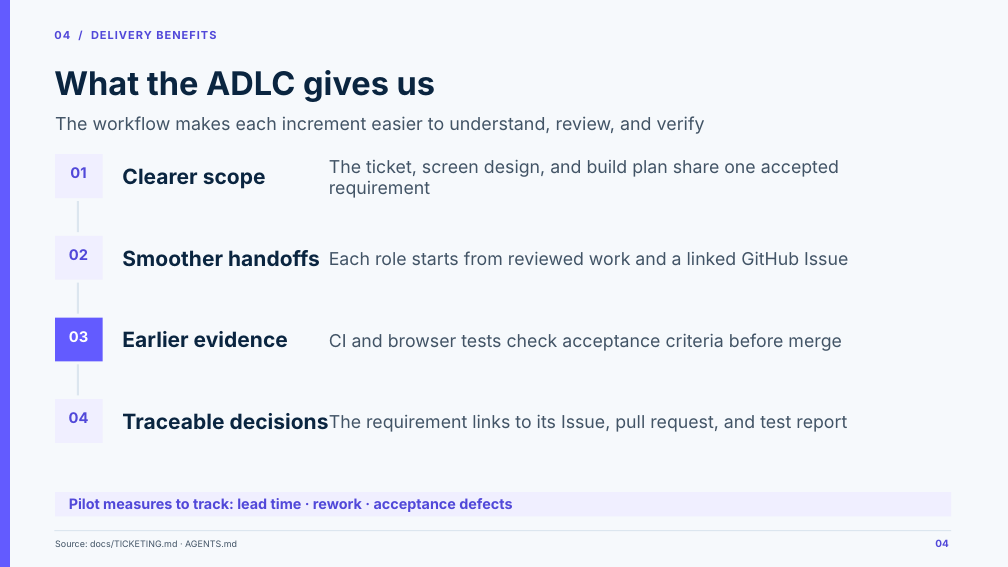
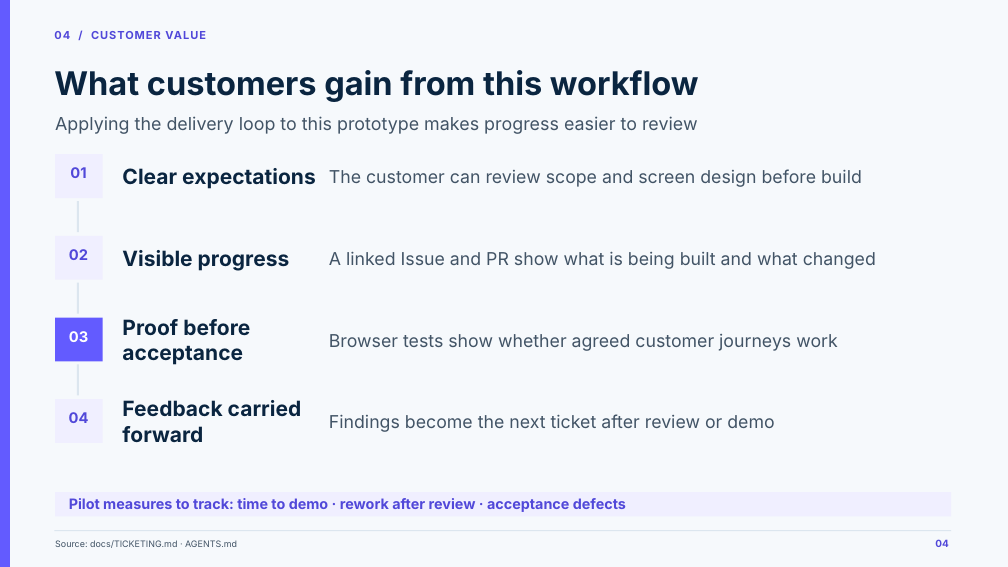
Before and after one commit to Capco-Thailand/i02-policy-endorsement-assistant-agent, a slide deck: slide 4 of artifacts/adlc-sprint-1-six-slides.pptx. Drawn at 1008x567 pixels with LibreOffice and Linux fonts; fonts in the diff are those of the drawing. Boxes give left, top, right and bottom in pixels: in the first picture for what was removed or moved away, otherwise in the second. Text is boxed around its words. In the diff, an @@ line names an element or a change of style, - is before the commit and + after.

Commit message:
docs: clarify ADLC comparison and customer value

```diff
--- a/artifacts/adlc-sprint-1-six-slides.pptx
+++ b/artifacts/adlc-sprint-1-six-slides.pptx
@@ text at (54, 31, 206, 39): text changed @@
-04 / DELIVERY BENEFITS
+04 / CUSTOMER VALUE
@@ text at (54, 70, 699, 102): text changed @@
-What the ADLC gives us
+What customers gain from this workflow
@@ text at (55, 116, 698, 134): text changed @@
-The workflow makes each increment easier to understand, review, and verify
+Applying the delivery loop to this prototype makes progress easier to review
@@ text at (122, 168, 316, 189): text changed @@
-Clearer scope
+Clear expectations
@@ text at (329, 169, 862, 187): text changed @@
-The ticket, screen design, and build plan share one accepted requirement
+The customer can review scope and screen design before build
@@ text at (122, 250, 290, 271): text changed @@
-Smoother handoffs
+Visible progress
@@ text at (329, 251, 876, 269): text changed @@
-Each role starts from reviewed work and a linked GitHub Issue
+A linked Issue and PR show what is being built and what changed
@@ text at (122, 319, 250, 365): text changed @@
-Earlier evidence
+Proof before acceptance
@@ text at (329, 334, 838, 351): text changed @@
-CI and browser tests check acceptance criteria before merge
+Browser tests show whether agreed customer journeys work
@@ text at (122, 400, 302, 442): text changed @@
-Traceable decisions
+Feedback carried forward
@@ text at (329, 414, 774, 432): text changed @@
-The requirement links to its Issue, pull request, and test report
+Findings become the next ticket after review or demo
@@ text at (69, 498, 626, 512): text changed @@
-Pilot measures to track: lead time · rework · acceptance defects
+Pilot measures to track: time to demo · rework after review · acceptance defects
```
Also in this commit, not shown: 1 other slide changed, 1 other file.
